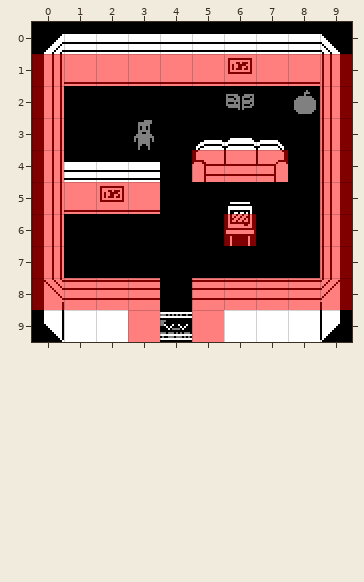
Tiled map (JSON), stored at assets/data/maps/house.json. Above, as it was before the edit.
Cells are 16x16 px. Shown: x 0..9, y 0..9. Tiles whose own drawing changed are shown in their newer look in all pictures. The old version is drawn lined up with the new one.
The same view after the edit:
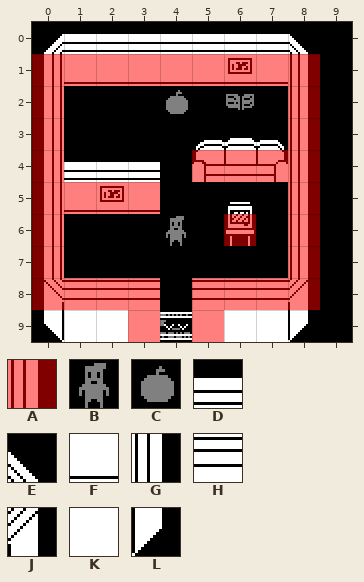
Key: from "tiles": A 1, B 16, C 17, D 33, E 34, F 35, G 50, H 65, J 66, K 81, L 82.
_ is an empty cell.
Tiles replaced or removed in this view: A, B, C, D, E, F, G, H, J, K, L.
See-through tiles are keyed as they look on the map.
What changed:
Changed rows in their new state; . is an unchanged cell.
map size 10x10 -> 9x10 cells
Layer "Capa de Patrones 1":
first column x 8:
 0 E_
 1 G_
 2 G_
 3 G_
 4 G_
 5 G_
 6 G_
 7 G_
 8 J_
 9 L_
Layer "Capa de patrones 4":
first column x 3:
 1 ......_
 2 .C...A_
 3 _....A_
 4 .....A_
 5 .....A_
 6 .B...A_
 7 .....A_
 8 ......_
Where, in picture pixels (left, top, right, bottom), the same in both pictures:
changed: (288, 34, 352, 342)
changed: (134, 90, 188, 150)
added: (166, 216, 186, 246)
